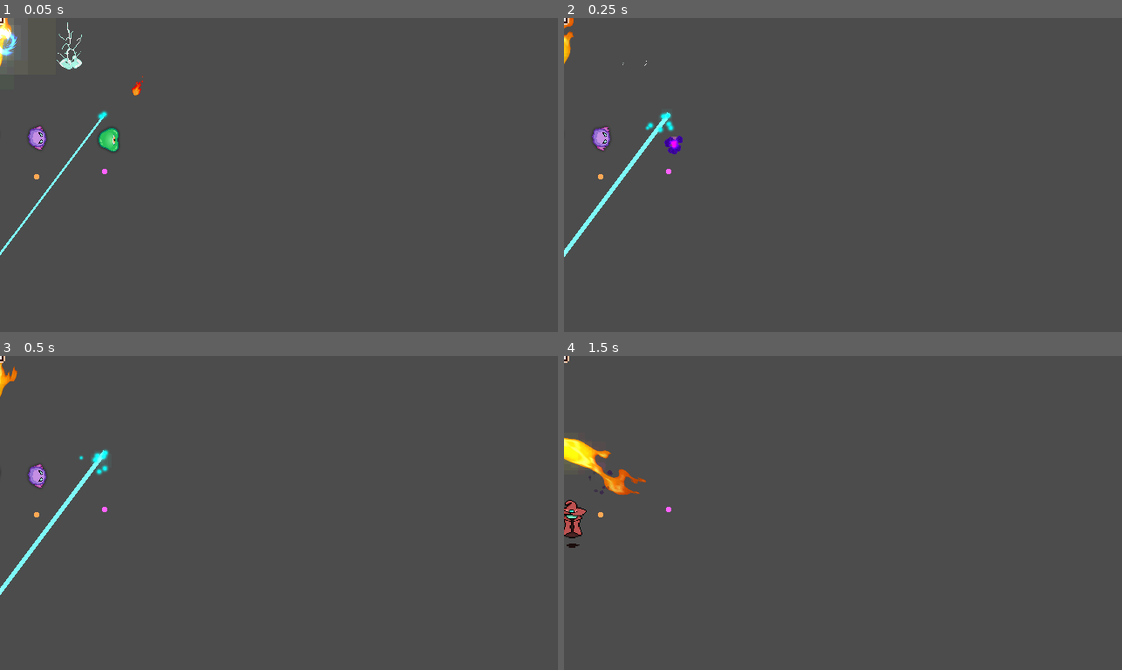
Above: before the commit, frames 1-4 (two rows, left to right).
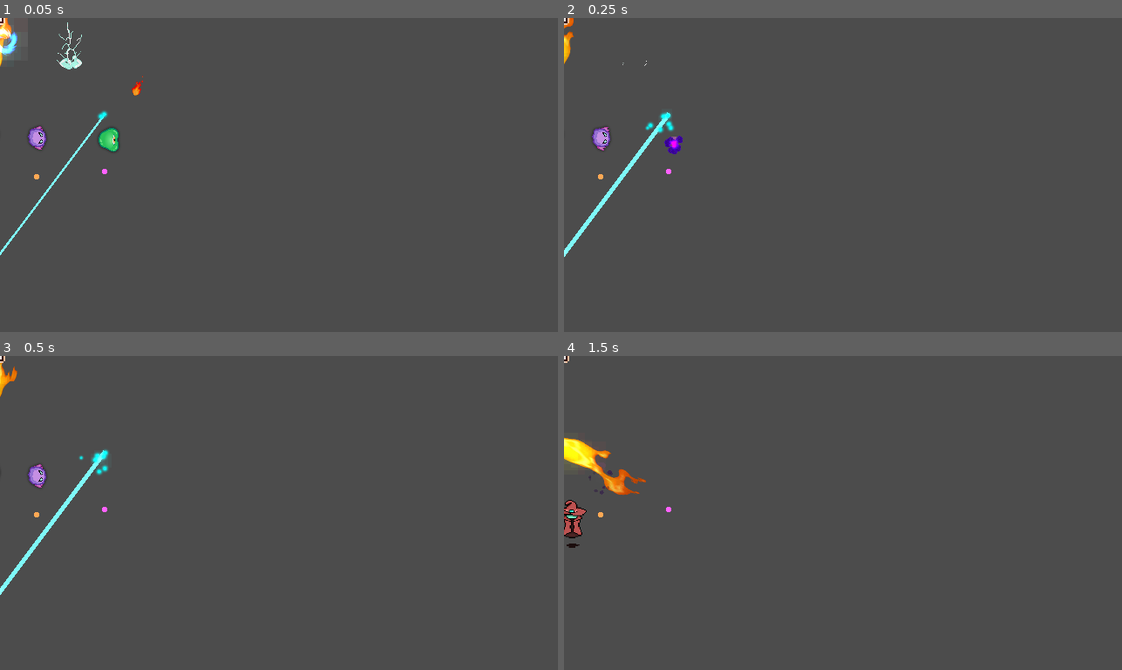
Above: after the commit, the same moments.

Repository: emsidhu/Endless-Survival
Game: Godot game, scene res://Test.tscn
Same seed, same stepped clock (60 frames per second), same inputs: the game is played once before the commit and once after it. This scene is started directly instead of the project's main scene. Sound files missing from this copy of the repository are replaced by a short silence.
Inputs (mouse positions are in pixels of both pictures, inside the frame that each line leads up to):
- Up to frame 1 (0.05 s): no input
- Up to frame 2 (0.25 s): no input
- Up to frame 3 (0.5 s): no input
- Up to frame 4 (1.5 s): move the mouse to (965, 497) at 0.52 s; hold Right (ui_right) 0.53-1.28 s; move the mouse to (731, 528) at 1.27 s; hold Down (ui_down) from 1.28 s (still down)

The runs differ from the first frame. In frame 1, 0.2% of the frame differs, in the area x 0-4%, y 1-13%; in frame 2, nothing differs; in frame 3, nothing differs; in frame 4, nothing differs.

Commit message:
Made Vortex suck in enemies when at max level

Diff:
--- a/Attacks/Vortex/Vortex.gd
+++ b/Attacks/Vortex/Vortex.gd
@@ -1,8 +1,8 @@
 extends "res://Attacks/Projectile.gd"
 
-
+onready var softCollision = $SoftCollision
 onready var mouse_pos = get_global_mouse_position()
-
+export var SUCKPOWER = 400
 
 func _ready():
 	$CPUParticles2D.scale *= PlayerStats.attacks.Vortex.scale
@@ -18,3 +18,12 @@
 	damage = PlayerStats.attacks.Vortex.stats.damage
 	knockback_power = PlayerStats.attacks.Vortex.stats.knockback_power
 	speed = PlayerStats.attacks.Vortex.stats.speed
+
+
+func _physics_process(delta):
+	if PlayerStats.attacks.Vortex.canSuck:
+		var enemies = softCollision.get_overlapping_areas()
+
+		for enemy in enemies:
+			var push_vector = enemy.global_position.direction_to(global_position)
+			enemy.get_parent().velocity += push_vector * delta * SUCKPOWER
--- a/Attacks/Vortex/Vortex.tscn
+++ b/Attacks/Vortex/Vortex.tscn
@@ -1,17 +1,21 @@
-[gd_scene load_steps=6 format=2]
+[gd_scene load_steps=8 format=2]
 
 [ext_resource path="res://Attacks/Sprites/Vortex/effect_4.png" type="Texture" id=1]
 [ext_resource path="res://Attacks/Vortex/Vortex.gd" type="Script" id=2]
 [ext_resource path="res://Hit-Hurtboxes/Hitbox.tscn" type="PackedScene" id=3]
+[ext_resource path="res://Hit-Hurtboxes/Soft Collision.tscn" type="PackedScene" id=4]
 
 [sub_resource type="CircleShape2D" id=7]
 radius = 8.06226
+
+[sub_resource type="CircleShape2D" id=9]
+radius = 31.0644
 
 [sub_resource type="CanvasItemMaterial" id=8]
 blend_mode = 1
 
 [node name="vortex" type="KinematicBody2D" groups=["Attacks"]]
-modulate = Color( 0.66, 0.66, 0.66, 0.705882 )
+modulate = Color( 0.7, 0.7, 0.7, 0.705882 )
 script = ExtResource( 2 )
 damage = 100
 
@@ -20,6 +24,13 @@
 
 [node name="CollisionShape2D" parent="Hitbox" index="0"]
 shape = SubResource( 7 )
+
+[node name="SoftCollision" parent="." instance=ExtResource( 4 )]
+collision_layer = 512
+collision_mask = 20
+
+[node name="CollisionShape2D" parent="SoftCollision" index="0"]
+shape = SubResource( 9 )
 
 [node name="CPUParticles2D" type="CPUParticles2D" parent="."]
 modulate = Color( 1, 21.5, 100, 1 )
@@ -31,8 +42,9 @@
 explosiveness = 1.0
 texture = ExtResource( 1 )
 gravity = Vector2( 0, 0 )
-angular_velocity = -100.0
+angular_velocity = 89.66
 angle = 360.0
 angle_random = 1.0
 
 [editable path="Hitbox"]
+[editable path="SoftCollision"]
--- a/Player/PlayerStats.gd
+++ b/Player/PlayerStats.gd
@@ -8,7 +8,7 @@
 
 	"Vortex": {"name": "vortex",
 "upgradeInfo": {"title": "Vortex", "upgradeText": "A spinning blade cuts through all in it's path", "icon": "icon"},
-"level": 0, "max_level": 6, "funcRef": funcref(self, "upgradeVortex"), "scale": 1,
+"level": 0, "max_level": 6, "funcRef": funcref(self, "upgradeVortex"), "scale": 1, "canSuck": false,
 "stats": {"damage": 125, "knockback_power": 150, "speed": 150}, "type": "Attack"},
 
 	"Lightning": {"name": "lightning",
@@ -195,8 +195,12 @@
 	basicShot.upgradeInfo.upgradeText = "+20% Damage \n +1.05% Speed"
 
 func upgradeVortex():
-	attacks.Vortex.stats.damage *= 1.1
-	attacks.Vortex.scale *= 1.1
+	var vortex = attacks.Vortex
+	vortex.stats.damage *= 1.1
+	vortex.scale *= 1.1
+
+	if vortex.level == 6:
+		vortex.canSuck = true
 
 func upgradeLightning():
 	var lightning = attacks.Lightning
